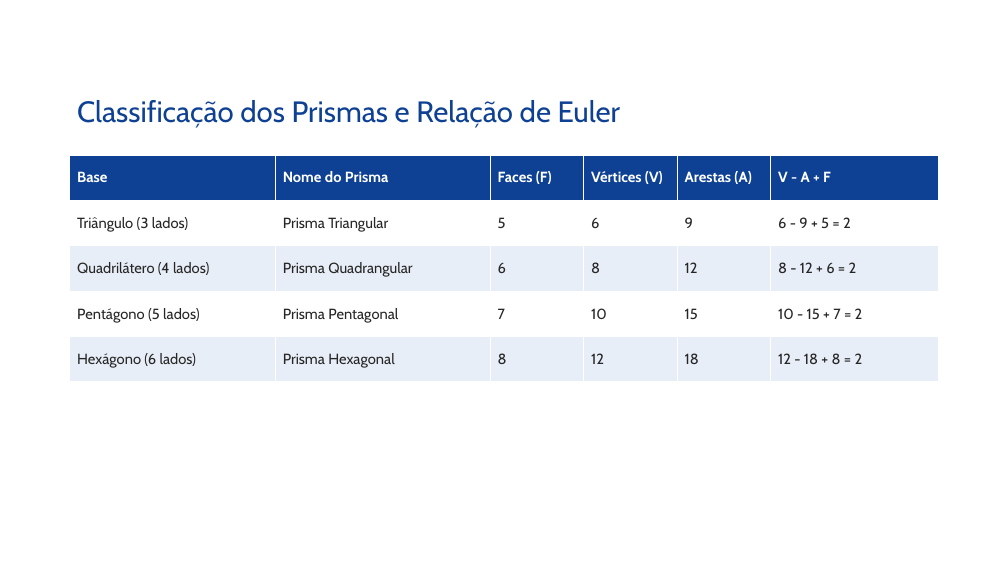
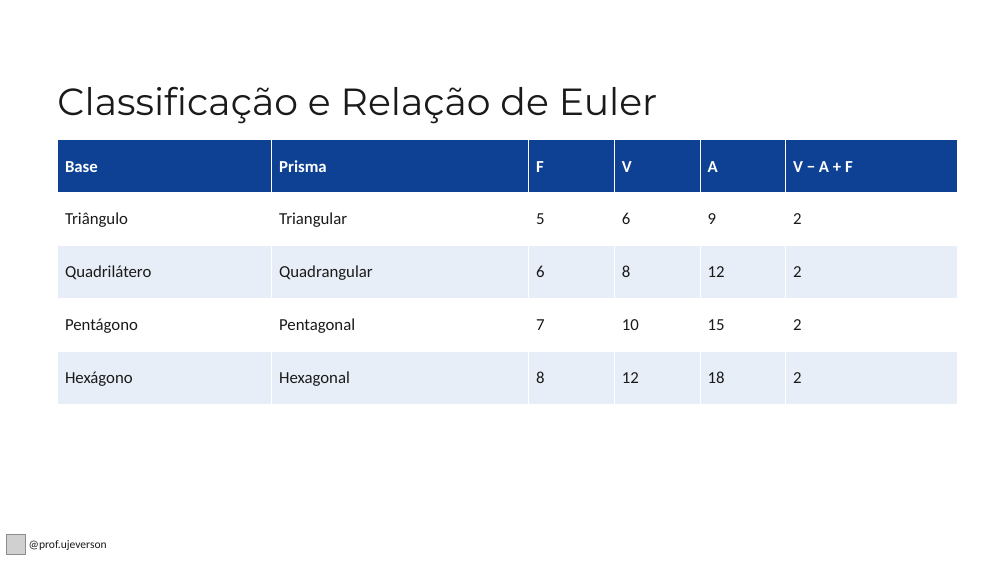
Before and after one commit to Ujeverson/uaippt, a slide deck: slide 8 of Prismas_Area_e_Volume_9Ano.pptx. Drawn at 1008x567 pixels with LibreOffice and Linux fonts; fonts in the diff are those of the drawing; grey boxes stand for pictures; background and template pictures are left out. Boxes give left, top, right and bottom in pixels: in the first picture for what was removed or moved away, otherwise in the second. Text is boxed around its words. In the diff, an @@ line names an element or a change of style, - is before the commit and + after.

```diff
--- a/Prismas_Area_e_Volume_9Ano.pptx
+++ b/Prismas_Area_e_Volume_9Ano.pptx
@@ title at bbox=[57, 86, 658, 124]: text changed; size 28 to 36 pt; font Cabin to Montserrat; text colour #0E4194 to #1A1A1A @@
-Classificação dos Prismas e Relação de Euler
+Classificação e Relação de Euler
@@ table at bbox=[57, 140, 957, 405] @@
-row 1: Base | Nome do Prisma | Faces (F) | Vértices (V) | Arestas (A) | V - A + F
+row 1: Base | Prisma | F | V | A | V − A + F
-row 2: Triângulo (3 lados) | Prisma Triangular | 5 | 6 | 9 | 6 - 9 + 5 = 2
+row 2: Triângulo | Triangular | 5 | 6 | 9 | 2
-row 3: Quadrilátero (4 lados) | Prisma Quadrangular | 6 | 8 | 12 | 8 - 12 + 6 = 2
+row 3: Quadrilátero | Quadrangular | 6 | 8 | 12 | 2
-row 4: Pentágono (5 lados) | Prisma Pentagonal | 7 | 10 | 15 | 10 - 15 + 7 = 2
+row 4: Pentágono | Pentagonal | 7 | 10 | 15 | 2
-row 5: Hexágono (6 lados) | Prisma Hexagonal | 8 | 12 | 18 | 12 - 18 + 8 = 2
+row 5: Hexágono | Hexagonal | 8 | 12 | 18 | 2
@@ size 14 to 16 pt, font Cabin to Calibri in "Base", "5", "6", "9" and 9 more places @@
@@ text colour #262626 to #1A1A1A in "5", "6", "9", "6" and 8 more places @@
@@ table: place and size @@
-table at bbox=[70, 155, 940, 382]
+table at bbox=[57, 140, 957, 405]
@@ picture added at bbox=[6, 535, 26, 554] @@
@@ text added at bbox=[29, 540, 107, 550], 11 pt, text #1A1A1A @@
+@prof.ujeverson
```
Also in this commit, not shown: 30 other slides changed, 2 slides added, 2 slides removed, 10 other files.
